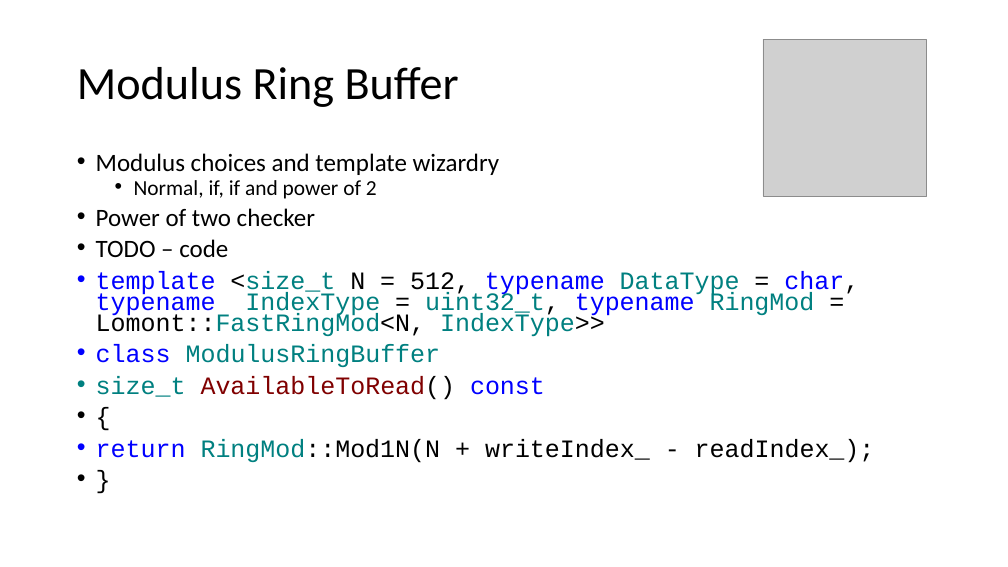
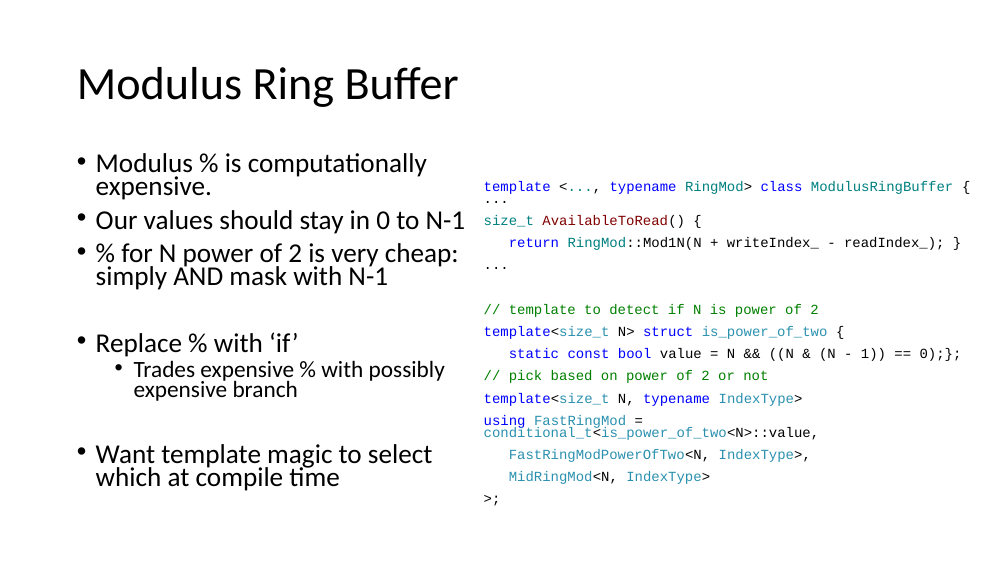
Before and after one commit to ChrisLomont/RingBuffer, a slide deck: slide 18 of Making a Ringbuffer.pptx. Drawn at 1008x567 pixels with LibreOffice and Linux fonts; fonts in the diff are those of the drawing; grey boxes stand for pictures. Boxes give left, top, right and bottom in pixels: in the first picture for what was removed or moved away, otherwise in the second. Text is boxed around its words. In the diff, an @@ line names an element or a change of style, - is before the commit and + after.

```diff
--- a/Making a Ringbuffer.pptx
+++ b/Making a Ringbuffer.pptx
@@ picture removed at (763,39,926,196) @@
@@ text at (96,153,466,491): text changed; size 23.8 to 25.9 pt; font Courier New to Calibri @@
-• Modulus choices and template wizardry
-  • Normal, if, if and power of 2
-• Power of two checker
-• TODO – code
-• template <size_t N = 512, typename DataType = char, typename IndexType = uint32_t, typename RingMod = Lomont::FastRingMod<N, IndexType>>
-• class ModulusRingBuffer
-• size_t AvailableToRead() const
-• {
-• return RingMod::Mod1N(N + writeIndex_ - readIndex_);
-• }
+• Modulus % is computationally expensive.
+• Our values should stay in 0 to N-1
+• % for N power of 2 is very cheap: simply AND mask with N-1
+• Replace % with ‘if’
+  • Trades expensive % with possibly expensive branch
+• Want template magic to select which at compile time
@@ text added at (484,181,962,484), 13.3 pt, text #2B91AF @@
+template <..., typename RingMod> class ModulusRingBuffer { ...
+size_t AvailableToRead() {
+return RingMod::Mod1N(N + writeIndex_ - readIndex_); }
+...
+// template to detect if N is power of 2
+template<size_t N> struct is_power_of_two {
+static const bool value = N && ((N & (N - 1)) == 0);};
+// pick based on power of 2 or not
+template<size_t N, typename IndexType>
+using FastRingMod = conditional_t<is_power_of_two<N>::value,
+FastRingModPowerOfTwo<N, IndexType>,
+MidRingMod<N, IndexType>
+>;
```
Also in this commit, not shown: 31 other slides changed, 3 slides added, 1 slide removed, 13 other files.
